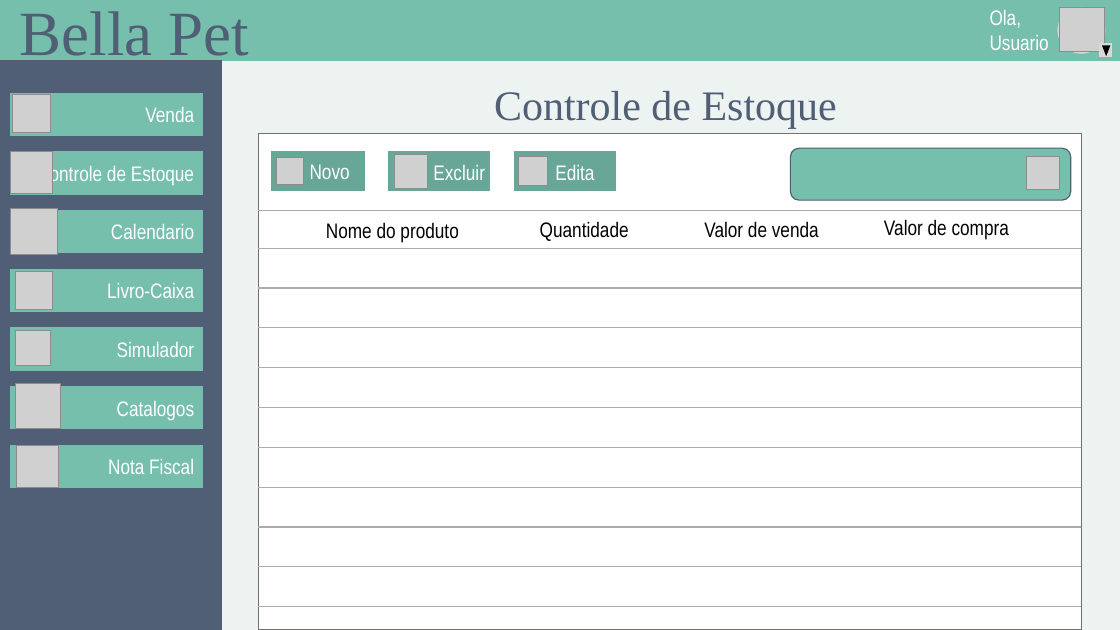
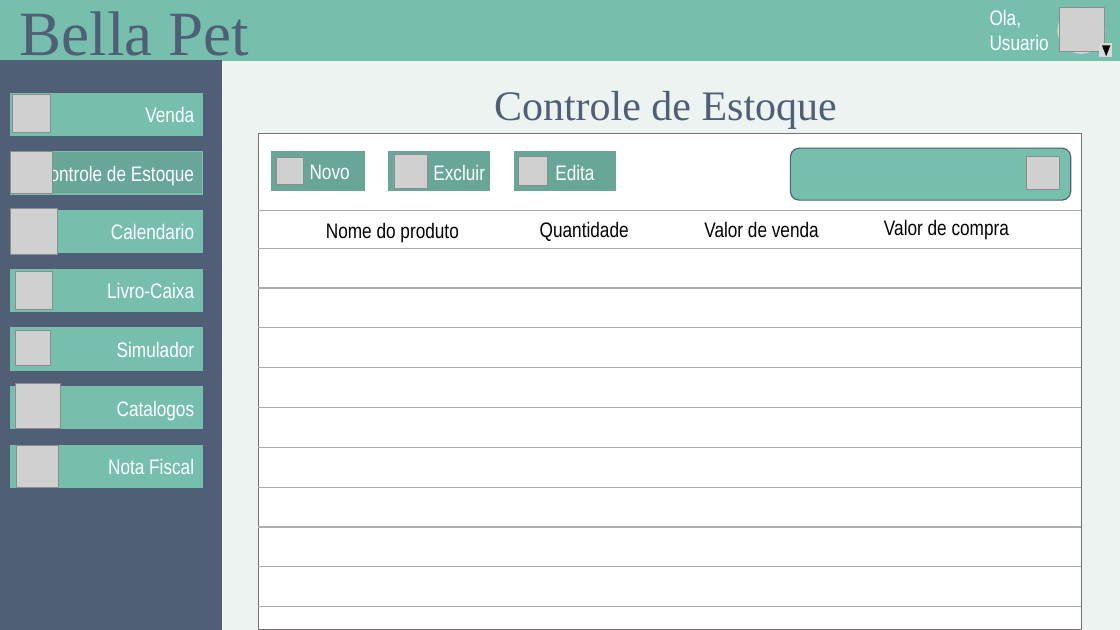
Before and after one commit to GustavoSantiago113/Administration-Help-Tool, a slide deck: slide 2 of Design.pptx. Drawn at 1120x630 pixels with LibreOffice and Linux fonts; fonts in the diff are those of the drawing; grey boxes stand for pictures. Boxes give left, top, right and bottom in pixels: in the first picture for what was removed or moved away, otherwise in the second. Text is boxed around its words. In the diff, an @@ line names an element or a change of style, - is before the commit and + after.

```diff
--- a/Design.pptx
+++ b/Design.pptx
@@ rectangle "Controle de Estoque" at box(11, 152, 203, 194): fill #76BFAC to #68A797 @@
```
Also in this commit, not shown: 1 other slide changed, 3 slides added, 2 other files.
